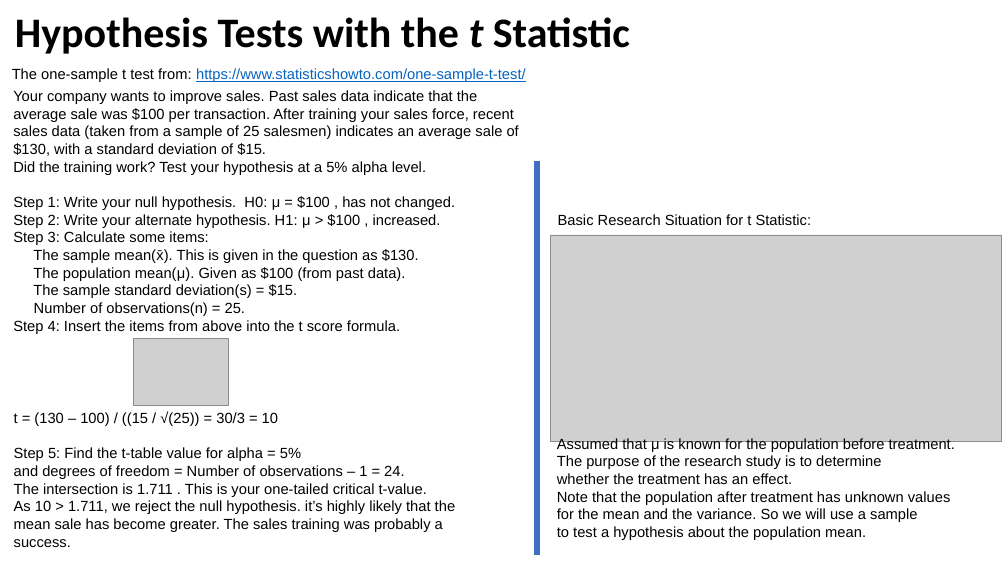
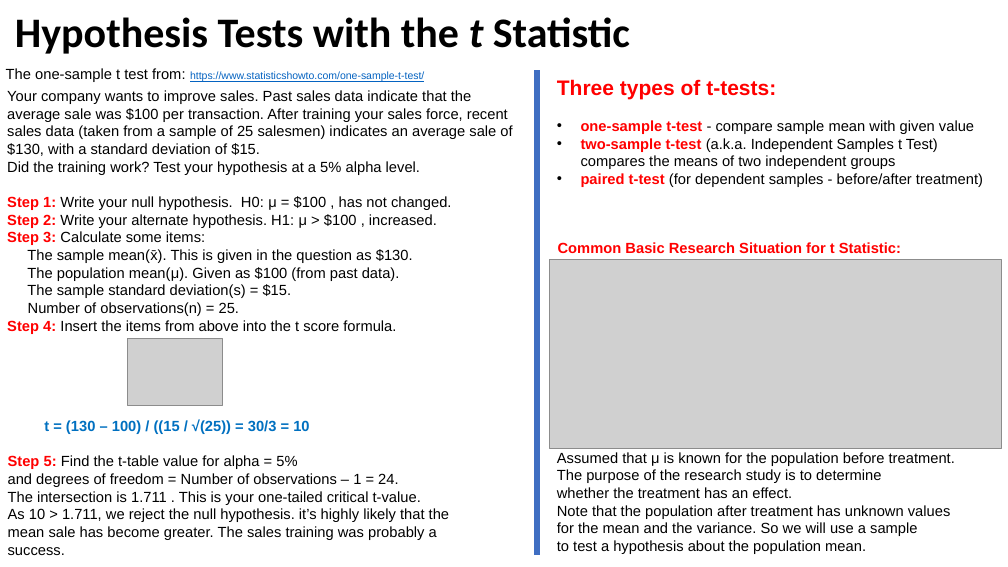
Before and after one commit to lselector/ml_ai_doc, a slide deck: slide 3 of statistics_07_t_distribution.pptx. Drawn at 1008x567 pixels with LibreOffice and Linux fonts; fonts in the diff are those of the drawing; grey boxes stand for pictures. Boxes give left, top, right and bottom in pixels: in the first picture for what was removed or moved away, otherwise in the second. Text is boxed around its words. In the diff, an @@ line names an element or a change of style, - is before the commit and + after.

```diff
--- a/statistics_07_t_distribution.pptx
+++ b/statistics_07_t_distribution.pptx
@@ text "The one-sample t test from: ..." at bbox=[6, 68, 424, 82]: size 14 to 10 pt in "https://www.statisticshowto.com/one-sample-t-test/" @@
@@ line moved from (537, 161) - (537, 556) to (537, 70) - (537, 556) @@
@@ text added at bbox=[557, 79, 983, 187], 14 pt, text #000000 @@
+Three types of t-tests:
+• one-sample t-test - compare sample mean with given value
+• two-sample t-test (a.k.a. Independent Samples t Test) compares the means of two independent groups
+• paired t-test (for dependent samples - before/after treatment)
@@ text at bbox=[7, 196, 452, 334]: text colour #000000 to #FF0000, bold on in "Step 1:", "Step 2:", "Step 3:", "Step 4:" @@
@@ picture: place and size @@
-picture at bbox=[551, 235, 1002, 442]
+picture at bbox=[550, 260, 1001, 449]
@@ text at bbox=[558, 242, 901, 253]: text changed; text colour #000000 to #FF0000; bold on @@
-Basic Research Situation for t Statistic:
+Common Basic Research Situation for t Statistic:
@@ picture: place and size @@
-picture at bbox=[133, 339, 228, 405]
+picture at bbox=[127, 339, 222, 405]
@@ text "t = (130 – 100) ...": place and size @@
-text "t = (130 – 100) ..." at bbox=[14, 411, 455, 547]
+text "t = (130 – 100) ..." at bbox=[8, 419, 449, 555]
@@ text at bbox=[8, 419, 309, 469]: text colour #000000 to #0070C0 in "t = (130 – 100) / ((15 ..."; bold on in "t = (130 – 100) / ((15 ...", "Step 5:"; text colour #000000 to #FF0000 in "Step 5:" @@
@@ text "Assumed that μ is known ...": place and size @@
-text "Assumed that μ is known ..." at bbox=[557, 438, 955, 540]
+text "Assumed that μ is known ..." at bbox=[557, 452, 955, 554]
```
Also in this commit, not shown: 2 other slides changed.
